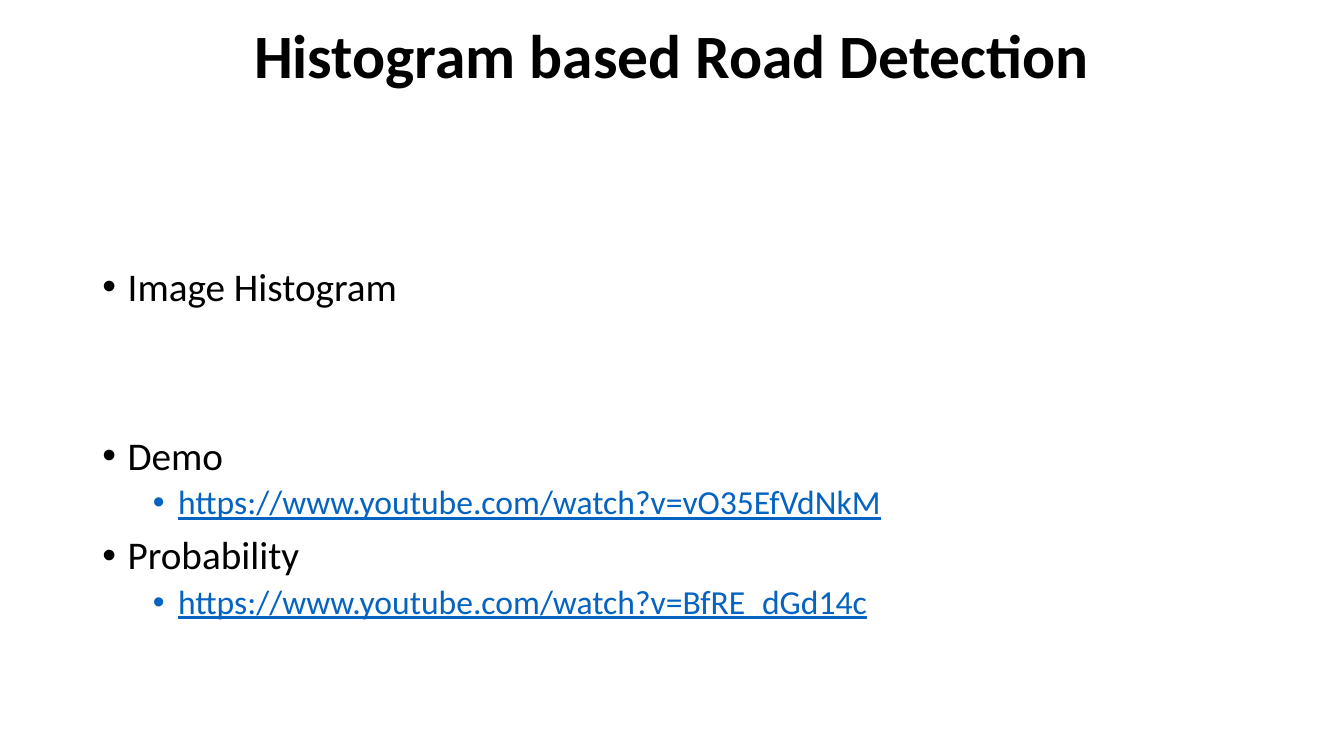
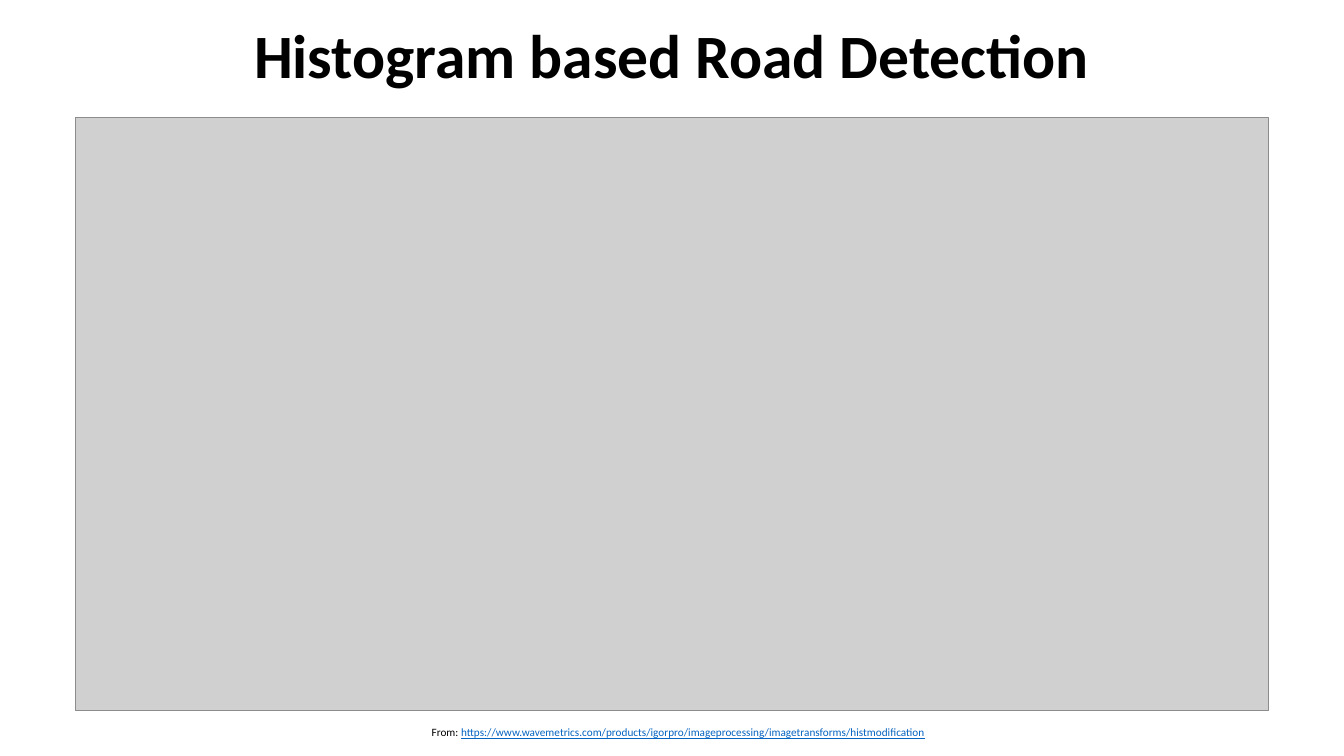
Before and after one commit to MickWPM/Thesis, a slide deck: slide 7 of Docs/InterimVivaReferences.pptx (slide 10 before the commit). Drawn at 1344x756 pixels with LibreOffice and Linux fonts; fonts in the diff are those of the drawing; grey boxes stand for pictures. Boxes give left, top, right and bottom in pixels: in the first picture for what was removed or moved away, otherwise in the second. Text is boxed around its words. In the diff, an @@ line names an element or a change of style, - is before the commit and + after.

```diff
--- a/Docs/InterimVivaReferences.pptx
+++ b/Docs/InterimVivaReferences.pptx
@@ picture added at [76,118,1269,711] @@
@@ text removed at [128,274,880,620] @@
-• Image Histogram
-• Demo
-  • https://www.youtube.com/watch?v=vO35EfVdNkM
-• Probability
-  • https://www.youtube.com/watch?v=BfRE_dGd14c
@@ text added at [432,728,924,739], 8 pt, text #0563C1, underline @@
+From: https://www.wavemetrics.com/products/igorpro/imageprocessing/imagetransforms/histmodification
```
Also in this commit, not shown: 4 other slides changed, 2 slides added, 12 slides removed.
